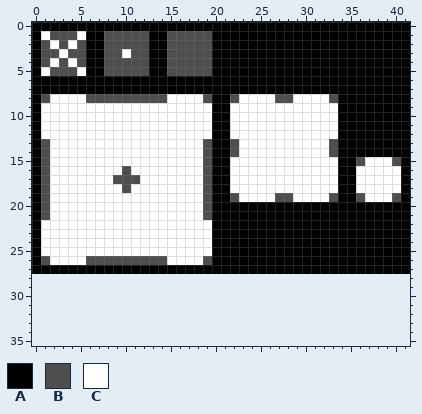
Pixel-art file: Assets/Sprites/UI/Minimap.aseprite. This is how it looked before the edit.
42x28 pixels, 1 frame. The old version is drawn lined up with the new one, on the new canvas.
Palette (. is transparent): A #000000  B #4e4e4e  C #ffffff
Pixels before, first column x 0:
 0 AAAAAAAAAAAAAAAAAAAAAAAAAAAAAAAAAAAAAAAAAA
 1 ACBBBCAABBBBBAABBBBBAAAAAAAAAAAAAAAAAAAAAA
 2 ABCBCBAABBBBBAABBBBBAAAAAAAAAAAAAAAAAAAAAA
 3 ABBCBBAABBCBBAABBBBBAAAAAAAAAAAAAAAAAAAAAA
 4 ABCBCBAABBBBBAABBBBBAAAAAAAAAAAAAAAAAAAAAA
 5 ACBBBCAABBBBBAABBBBBAAAAAAAAAAAAAAAAAAAAAA
 6 AAAAAAAAAAAAAAAAAAAAAAAAAAAAAAAAAAAAAAAAAA
 7 AAAAAAAAAAAAAAAAAAAAAAAAAAAAAAAAAAAAAAAAAA
 8 ABCCCCBBBBBBBBBCCCCBAABCCCCBBCCCCBAAAAAAAA
 9 ACCCCCCCCCCCCCCCCCCCAACCCCCCCCCCCCAAAAAAAA
10 ACCCCCCCCCCCCCCCCCCCAACCCCCCCCCCCCAAAAAAAA
11 ACCCCCCCCCCCCCCCCCCCAACCCCCCCCCCCCAAAAAAAA
12 ACCCCCCCCCCCCCCCCCCCAACCCCCCCCCCCCAAAAAAAA
13 ABCCCCCCCCCCCCCCCCCBAABCCCCCCCCCCBAAAAAAAA
14 ABCCCCCCCCCCCCCCCCCBAABCCCCCCCCCCBAAAAAAAA
15 ABCCCCCCCCCCCCCCCCCBAACCCCCCCCCCCCAABCCCBA
16 ABCCCCCCCCBCCCCCCCCBAACCCCCCCCCCCCAACCCCCA
17 ABCCCCCCCBBBCCCCCCCBAACCCCCCCCCCCCAACCCCCA
18 ABCCCCCCCCBCCCCCCCCBAACCCCCCCCCCCCAACCCCCA
19 ABCCCCCCCCCCCCCCCCCBAABCCCCBBCCCCBAABCCCBA
20 ABCCCCCCCCCCCCCCCCCBAAAAAAAAAAAAAAAAAAAAAA
21 ABCCCCCCCCCCCCCCCCCBAAAAAAAAAAAAAAAAAAAAAA
22 ACCCCCCCCCCCCCCCCCCCAAAAAAAAAAAAAAAAAAAAAA
23 ACCCCCCCCCCCCCCCCCCCAAAAAAAAAAAAAAAAAAAAAA
24 ACCCCCCCCCCCCCCCCCCCAAAAAAAAAAAAAAAAAAAAAA
25 ACCCCCCCCCCCCCCCCCCCAAAAAAAAAAAAAAAAAAAAAA
26 ABCCCCBBBBBBBBBCCCCBAAAAAAAAAAAAAAAAAAAAAA
27 AAAAAAAAAAAAAAAAAAAAAAAAAAAAAAAAAAAAAAAAAA
New version:
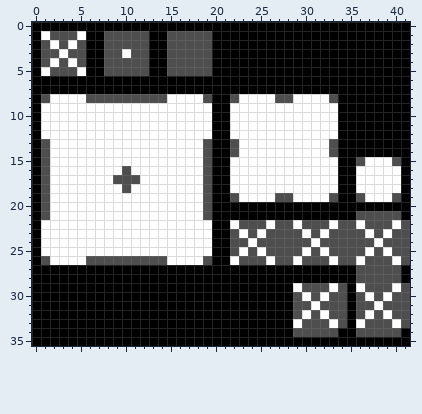
What changed:
canvas 42x28 -> 42x36
Changed rows in their new state; - is an unchanged pixel.
first column x 0:
21 ------------------------------------BBBBB-
22 ----------------------CBBBCBBCBBBCBBCBBBCB
23 ----------------------BCBCBBBBCBCBBBBCBCBB
24 ----------------------BBCBBBBBBCBBBBBBCBBB
25 ----------------------BCBCBBBBCBCBBBBCBCBB
26 ----------------------CBBBCBBCBBBCBBCBBBCB
27 ------------------------------------BBBBB-
28 AAAAAAAAAAAAAAAAAAAAAAAAAAAAAAAAAAAABBBBBA
29 AAAAAAAAAAAAAAAAAAAAAAAAAAAAACBBBCBACBBBCB
30 AAAAAAAAAAAAAAAAAAAAAAAAAAAAABCBCBBABCBCBB
31 AAAAAAAAAAAAAAAAAAAAAAAAAAAAABBCBBBABBCBBB
32 AAAAAAAAAAAAAAAAAAAAAAAAAAAAABCBCBBABCBCBB
33 AAAAAAAAAAAAAAAAAAAAAAAAAAAAACBBBCBACBBBCB
34 AAAAAAAAAAAAAAAAAAAAAAAAAAAAABBBBBAABBBBBA
35 AAAAAAAAAAAAAAAAAAAAAAAAAAAAAAAAAAAAAAAAAA
